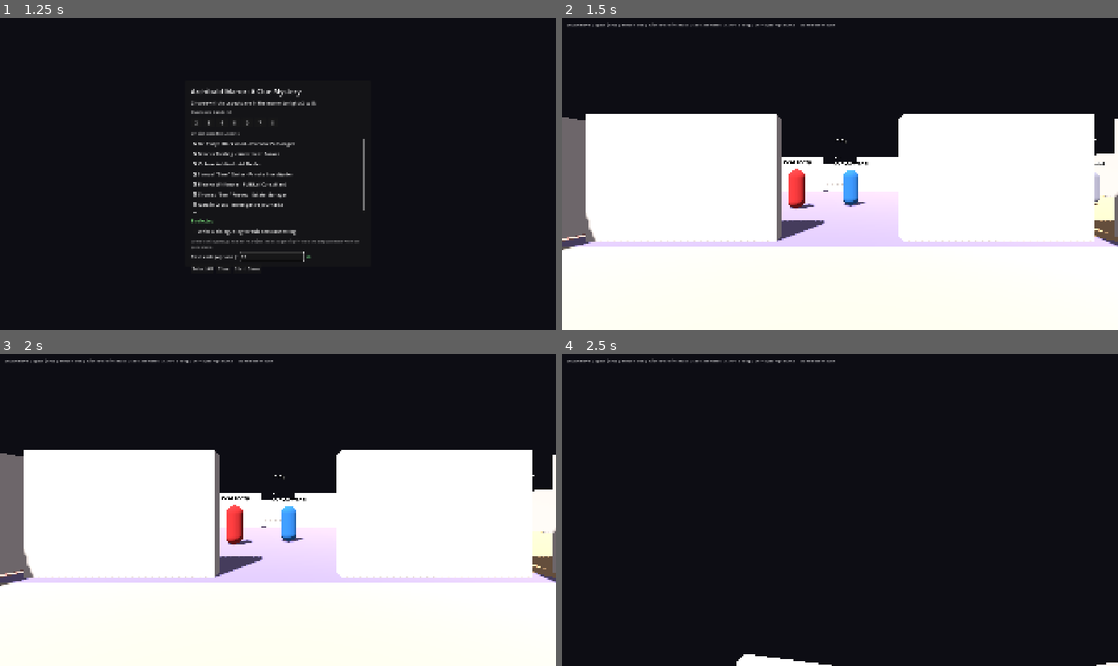
Above: before the commit, frames 1-4 (two rows, left to right).
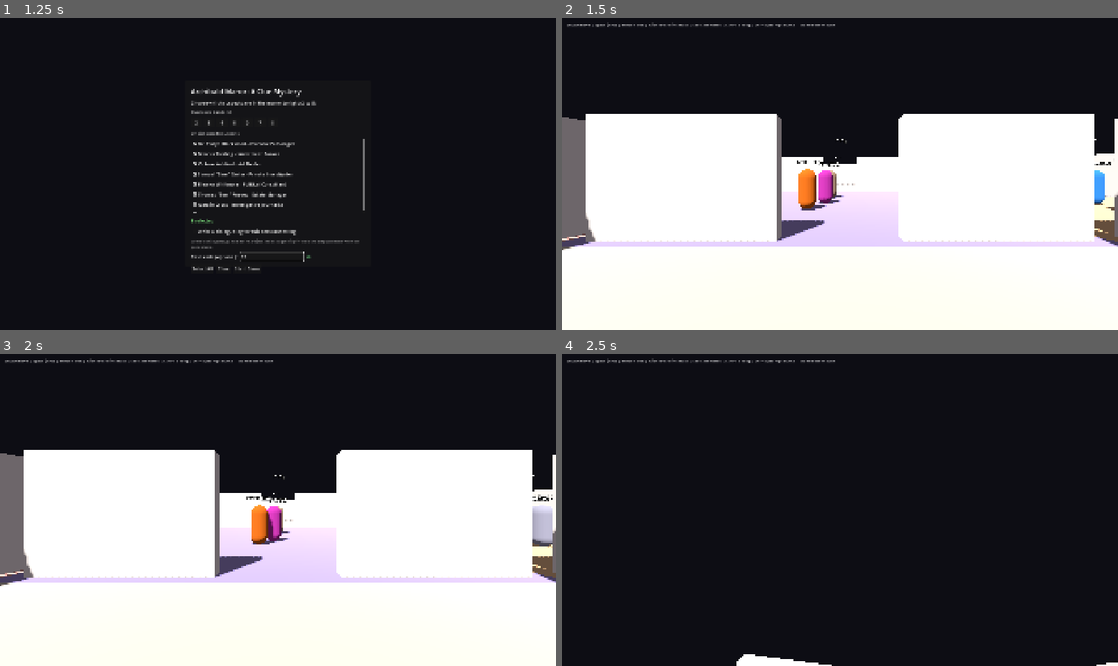
Above: after the commit, the same moments.

Repository: TylerHat/ArchibaldManorMystery
Game: Godot game, scene res://Scenes/Main.tscn
The game is run twice, just before and just after one commit, with the same random seed, the same clock (stepped at 60 frames per second) and the same inputs.
Inputs (mouse positions are in pixels of both pictures, inside the frame that each line leads up to):
- Up to frame 1 (1.25 s): click (272, 258) at 0.52 s; type "12" at 0.6 s
- Up to frame 2 (1.5 s): click "Start Game" at 1.25 s
- Up to frame 3 (2 s): no input
- Up to frame 4 (2.5 s): move the mouse to (867, 506) at 2.02 s; hold W (move_forward) from 2.03 s (still down); hold E (interact) from 2.03 s (still down); click (867, 506) at 2.17 s; tap Space (jump) at 2.27 s

Frame 1 is identical in both runs. In frame 2, 1.6% of the frame differs, in the area x 39-100%, y 45-62%; in frame 3, 1.9%, in the area x 39-100%, y 44-63%; in frame 4, nothing differs.

Commit message:
changed the rules so no one can enter the murder room after the urder has been comitted?

Diff:
--- a/scripts/CaseGenerator.gd
+++ b/scripts/CaseGenerator.gd
@@ -203,7 +203,7 @@
 ## One suspect's evening. Starts at `start`, produces SLOT_COUNT rooms.
 ##
 ## `forbid` is a Dictionary of "slot:room" -> true, used to keep innocents out
-## of the murder room at the murder slot. `census` is an Array of SLOT_COUNT
+## of the murder room from the murder slot onwards. `census` is an Array of SLOT_COUNT
 ## Dictionaries of {room: headcount}, used to spread the cast out; pass an
 ## empty Array to skip the cap. (Empty rather than null because GDScript typed
 ## parameters reject null.)
@@ -346,13 +346,30 @@
 		while victim_path.size() < SLOT_COUNT:
 			victim_path.append(murder_room)
 
+		# Once the killing is done the murderer shuts the door on the way out,
+		# and it stays shut until the body is found in the morning. Nobody -
+		# including the murderer - sets foot in that room again for the rest of
+		# the night. Without this the schedules produce guests strolling in and
+		# out of a room with a corpse on the floor, saying nothing about it,
+		# which reads as a bug to any player who checks the timeline.
+		var sealed := {}
+		for s in range(murder_slot, SLOT_COUNT):
+			sealed["%d:%s" % [s, murder_room]] = true
+
 		# --- the murderer ---
 		# Dinner, through the room the weapon lives in, to the murder room -
 		# then a free walk once it's done.
 		var m_path := _padded_route(rng, [DINNER_ROOM, String(weapon["home_room"]), murder_room], murder_slot)
 		if m_path.is_empty():
 			continue
-		var tail := _walk(rng, murder_room, {}, [])
+		# The tail is offset so tail[i] lands on slot murder_slot + i; blocking
+		# index 1 upwards is what stops the murderer wandering back in later.
+		var tail_forbid := {}
+		for i in range(1, SLOT_COUNT):
+			tail_forbid["%d:%s" % [i, murder_room]] = true
+		var tail := _walk(rng, murder_room, tail_forbid, [])
+		if Array(tail).slice(1).has(murder_room):
+			continue
 		for i in range(1, SLOT_COUNT - murder_slot):
 			m_path.append(tail[i])
 		if m_path.size() != SLOT_COUNT:
@@ -367,12 +384,19 @@
 			var slot: Dictionary = census[i]
 			slot[m_path[i]] = int(slot.get(m_path[i], 0)) + 1
 
-		var forbid := {"%d:%s" % [murder_slot, murder_room]: true}
 		var spoiled := false
 		for pid in innocents:
-			var p := _walk(rng, DINNER_ROOM, forbid, census)
+			var p := _walk(rng, DINNER_ROOM, sealed, census)
 			if _distinct(p) < 2: # nobody sits in one room the entire night
 				spoiled = true
+				break
+			# _walk's last-resort fallback can ignore `forbid` in a corner case;
+			# rather than trust it, throw the case away and try again.
+			for s in range(murder_slot, SLOT_COUNT):
+				if String(p[s]) == murder_room:
+					spoiled = true
+					break
+			if spoiled:
 				break
 			true_paths[pid] = p
 		if spoiled:
@@ -447,9 +471,10 @@
 			if Array(true_paths[pid]).has(murder_room):
 				item_candidates.append(pid)
 		# Weighted 4-in-5 toward the innocent, not a straight coin flip. An
-		# innocent only passes through the murder room in about 64% of cases,
-		# so every time there's no candidate this falls back to the murderer -
-		# an even flip on top of that lands at 69% murderer overall, which
+		# innocent only passes through the murder room in about half of cases
+		# (the sealed-room rule cut this further, since they can now only do it
+		# BEFORE the killing), so every time there's no candidate this falls
+		# back to the murderer - an even flip on top of that lands high, which
 		# makes the item close to a pointer at the killer. Leaning the other
 		# way brings it back to roughly 50/50, which is what a red herring
 		# needs to be: informative, but not something you can act on alone.
@@ -551,6 +576,17 @@
 		var pid2 := String(id)
 		if pid2 != mu and String(c["true_paths"][pid2][ms]) == mr:
 			errs.append("%s was standing in the murder room" % pid2)
+
+	# The sealed room: the killer shuts the door behind him and the body isn't
+	# found until morning, so NOBODY - not even the killer - is in that room
+	# again for the rest of the night. A suspect whose schedule walks them past
+	# a corpse without remarking on it is the single most obvious way for the
+	# timeline to look broken to a player reading it back.
+	for id in active_ids:
+		var pid4 := String(id)
+		for s in range(ms + 1, SLOT_COUNT):
+			if String(c["true_paths"][pid4][s]) == mr:
+				errs.append("%s entered the murder room at slot %d, after the killing" % [pid4, s])
 
 	# Means: they must have passed through the room the weapon lives in.
 	var home := String(Dictionary(c["weapon"])["home_room"])
--- a/scripts/GameManager.gd
+++ b/scripts/GameManager.gd
@@ -518,6 +518,17 @@
 	text += "some time between dinner at eight and midnight. His body was found this morning. "
 	text += "A detective (the player) is questioning every guest in the house, trying to figure out who did it.\n\n"
 
+	# The schedules now guarantee nobody walks into the murder room after the
+	# killing, which is what stops a suspect cheerfully reporting they were
+	# standing over an undiscovered corpse. Telling them WHY keeps the fiction
+	# consistent when the detective asks the obvious question - why did it take
+	# until morning for anyone to find him.
+	text += "THE CLOSED DOOR: the door to %s was found shut fast this morning, and had to be forced. " % murder_room
+	text += "It was closed for the whole of the rest of the evening after he died, so nobody went into "
+	text += "that room again all night and nobody had the least idea he was lying in there. That is why "
+	text += "he was not found until morning. You did not go into that room after the door was shut, and "
+	text += "you did not see anybody go in either. If you are asked about it, that is all you know.\n\n"
+
 	# Without this, a suspect explains they've just come down from bed - which
 	# flatly contradicts the fact that they are standing in the room they spent
 	# last night in, where the player just walked up to them.
@@ -574,6 +585,8 @@
 	if id == murderer_id:
 		text += "YOUR SECRET (very important, never reveal this directly): YOU are the murderer. "
 		text += "You killed %s using %s, %s, motivated by something connected to this about yourself: \"%s\". " % [VICTIM_NAME, murder_weapon, murder_time, c["flavor"]]
+		text += "You pulled the door shut behind you as you left, and you never went back - which is why "
+		text += "he lay there until morning. Never admit that you were the one who closed that door.\n"
 
 		# The single false thing they have to keep straight. Naming it exactly -
 		# one block, one room, one substitution - is what a 3B model can just
Not shown, changed: PLAN_ProceduralCases.md
